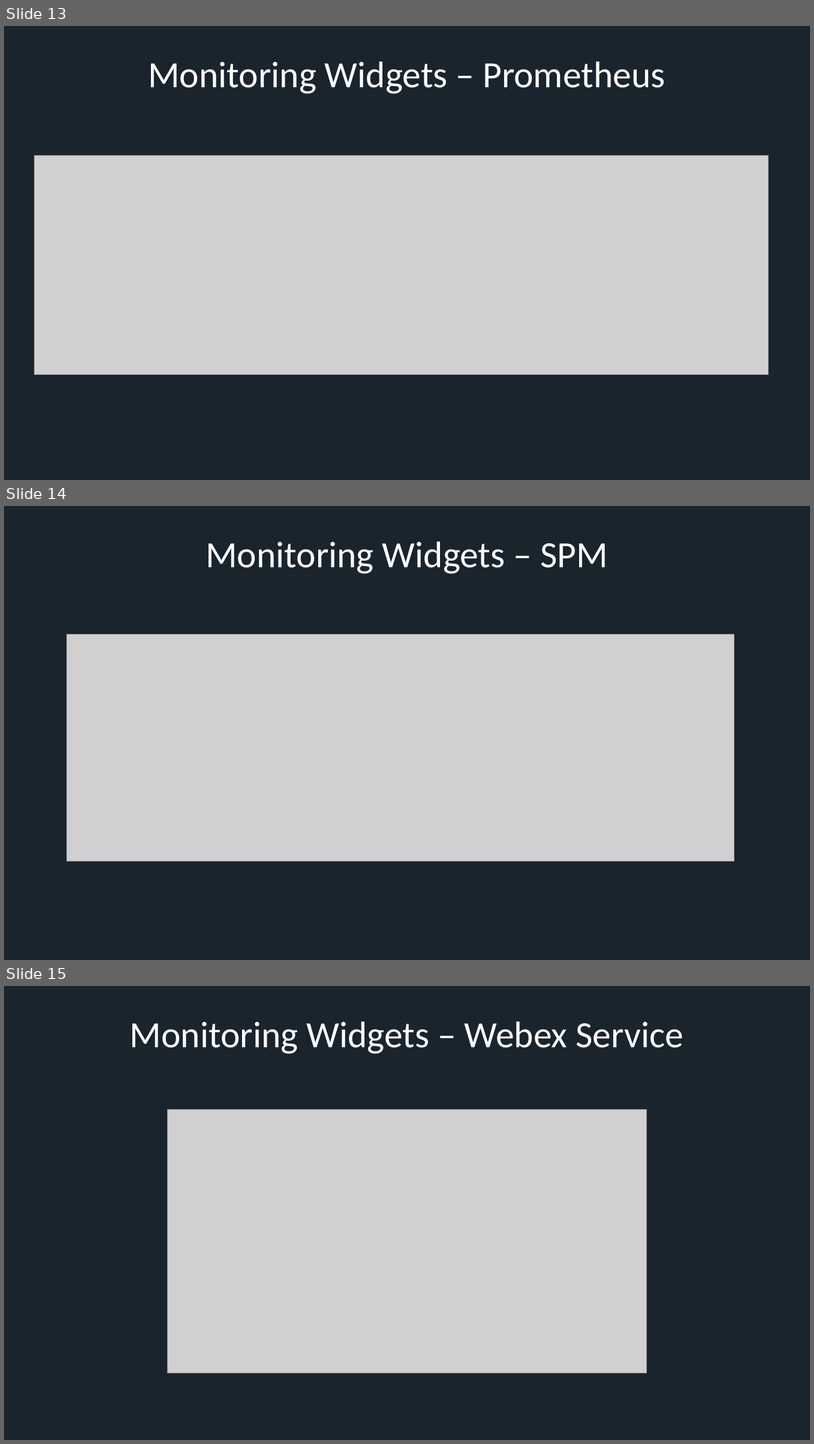
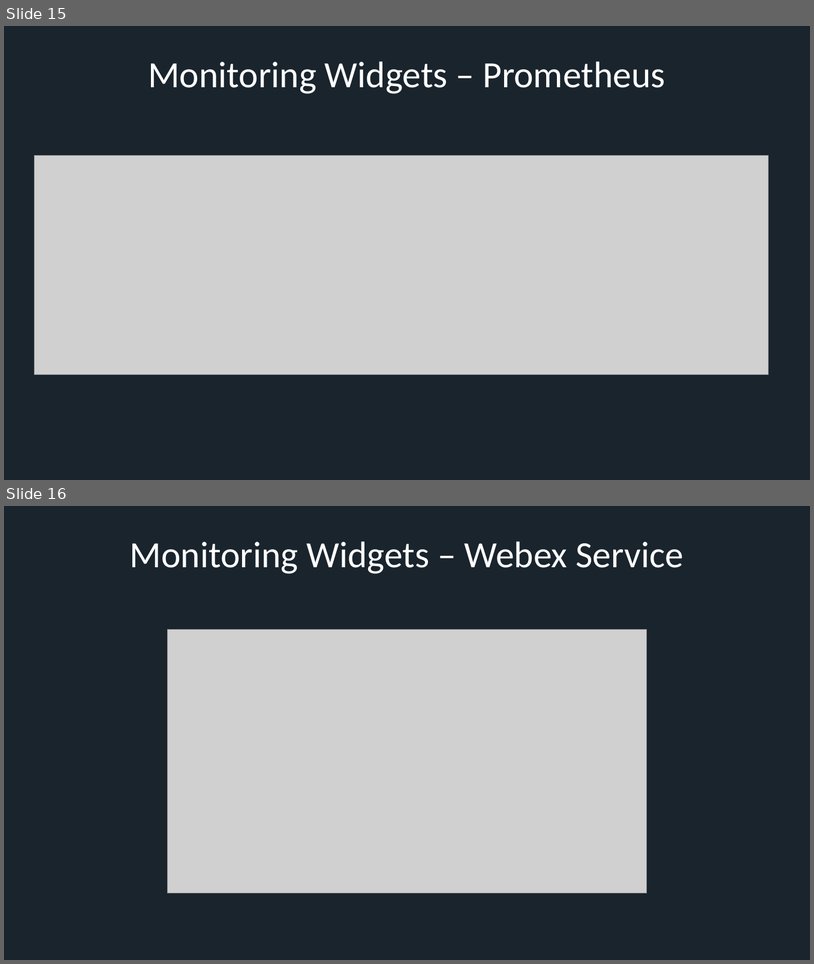
Before and after one commit to xresch/EngineeredMonitoringPlatform, a slide deck: EngineeredMonitoringPlatform/docs/EMP_PresentationSlides.pptx. Shown one above the other, each under a label of ours: slides 13, 14 and 15 before the commit, slides 15 and 16 after it. The pictures are 814x1444 and 814x964 pixels, drawn with LibreOffice and Linux fonts; fonts in the diff are those of the drawing; grey boxes stand for pictures. Boxes give left, top, right and bottom in pixels: in the first picture for what was removed or moved away, otherwise in the second. Text is boxed around its words. In the diff, an @@ line names an element or a change of style, - is before the commit and + after.

```diff
--- a/EngineeredMonitoringPlatform/docs/EMP_PresentationSlides.pptx
+++ b/EngineeredMonitoringPlatform/docs/EMP_PresentationSlides.pptx
@@ slide 14 removed at (4, 506, 810, 960), background #1A242D @@
@@ title removed at (206, 541, 608, 574) @@
-Monitoring Widgets – SPM
@@ picture removed at (66, 634, 734, 861) @@
@@ what was slide 13 is now slide 15 @@
@@ what was slide 15 is now slide 16 @@
```
Also in this commit, not shown: 1 slide changed, 13 slides added, 1 other slide removed.
